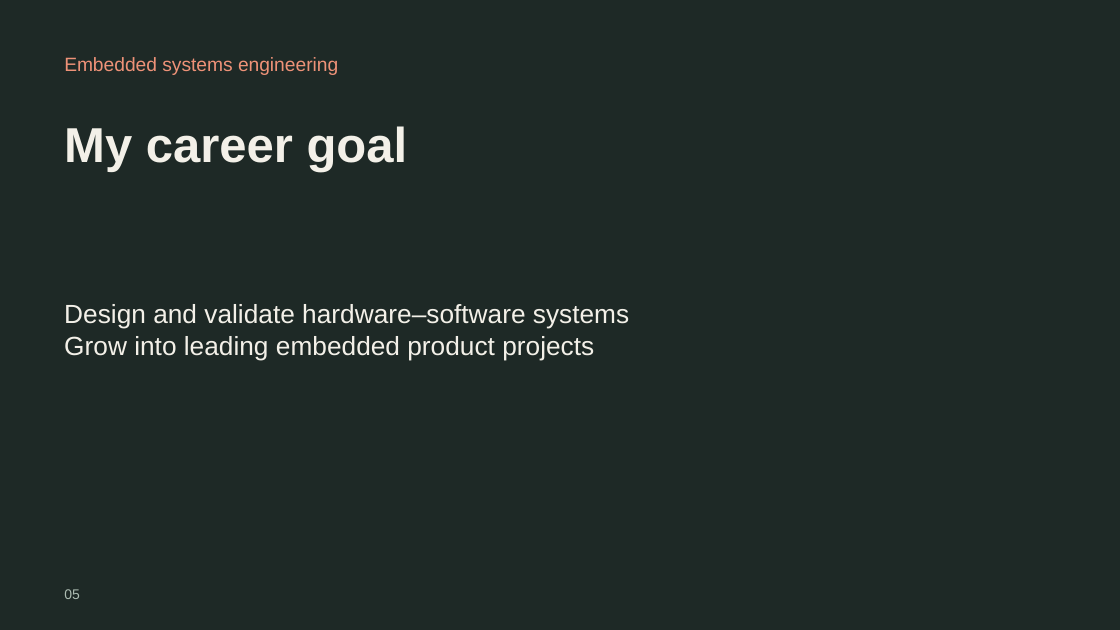
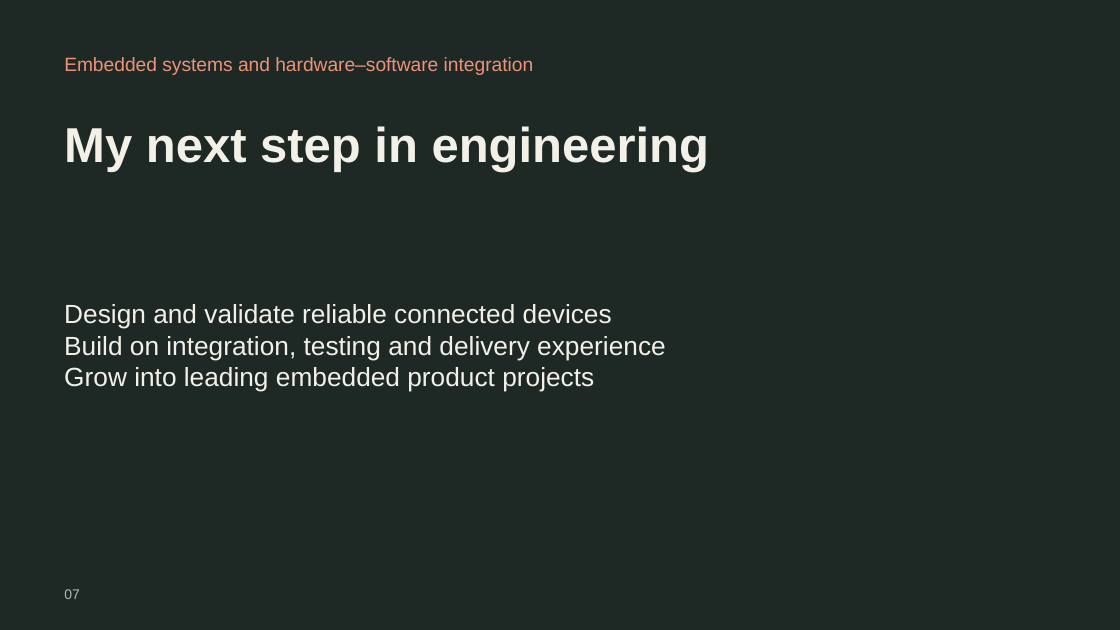
Before and after one commit to mjumair7/UmairJibran-ePortfolio, a slide deck: slide 7 of assets/About-Me.pptx (slide 5 before the commit). Drawn at 1120x630 pixels with LibreOffice and Linux fonts; fonts in the diff are those of the drawing. Boxes give left, top, right and bottom in pixels: in the first picture for what was removed or moved away, otherwise in the second. Text is boxed around its words. In the diff, an @@ line names an element or a change of style, - is before the commit and + after.

```diff
--- a/assets/About-Me.pptx
+++ b/assets/About-Me.pptx
@@ text at bbox=[64, 57, 534, 75]: text changed @@
-Embedded systems engineering
+Embedded systems and hardware–software integration
@@ text at bbox=[64, 126, 709, 172]: text changed @@
-My career goal
+My next step in engineering
@@ text at bbox=[64, 304, 666, 360]: text changed @@
-Design and validate hardware–software systems
+Design and validate reliable connected devices
+Build on integration, testing and delivery experience
@@ text at bbox=[64, 589, 80, 599]: text changed @@
-05
+07
```
Also in this commit, not shown: 2 other slides changed, 4 slides added, 2 slides removed, 2 other files.
